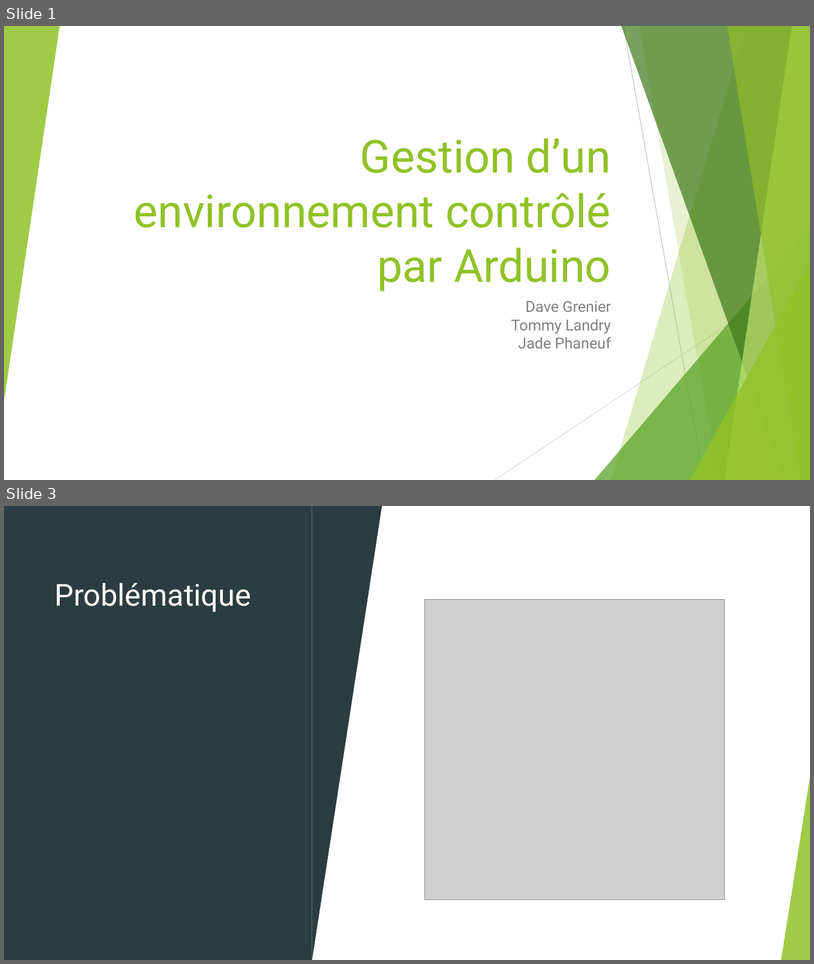
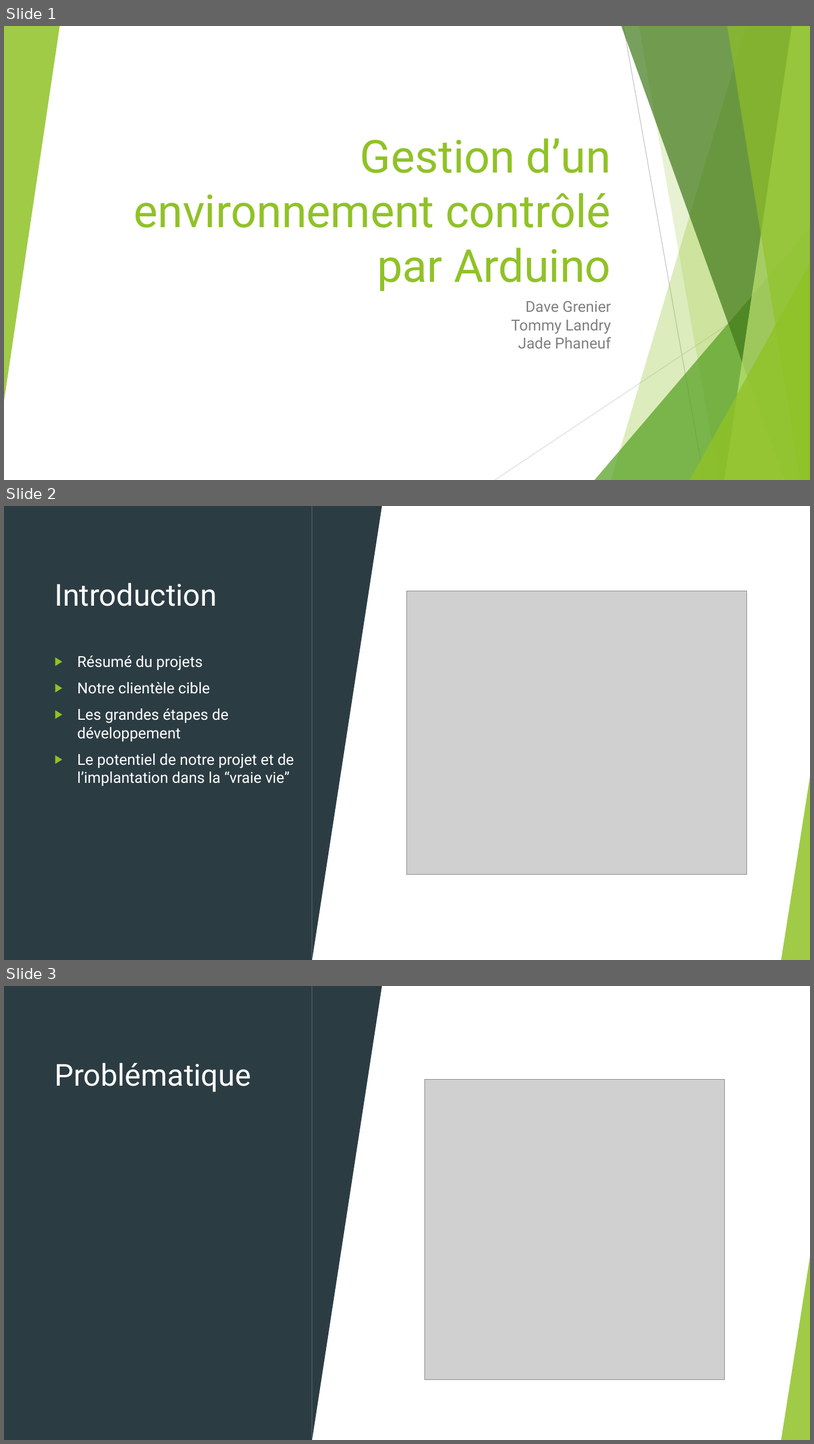
Before and after one commit to joyaAmora/Gestion_de_projet, a slide deck: Presentation.pptx. Shown one above the other, each under a label of ours: slides 1 and 3 before the commit, slides 1, 2 and 3 after it; the slides between them are not shown. The pictures are 814x964 and 814x1444 pixels, drawn with LibreOffice and Linux fonts; fonts in the diff are those of the drawing; grey boxes stand for pictures. Boxes give left, top, right and bottom in pixels: in the first picture for what was removed or moved away, otherwise in the second. Text is boxed around its words. In the diff, an @@ line names an element or a change of style, - is before the commit and + after.

```diff
--- a/Presentation.pptx
+++ b/Presentation.pptx
@@ slide 2 added at [4, 506, 810, 960], background #FFFFFF; not listed: 8 template elements that a slide beside it also shows @@
@@ rectangle added at [4, 506, 810, 960], fill #FFFFFF @@
@@ rectangle added at [4, 506, 312, 960], fill #2C3C43 @@
@@ triangle added at [312, 506, 383, 960], fill #2C3C43 @@
@@ title added at [54, 583, 217, 606], 36 pt, text #FFFFFF @@
+Introduction
@@ picture added at [408, 591, 747, 874] @@
@@ text added at [77, 655, 294, 786], 18 pt, text #FFFFFF @@
+▶ Résumé du projets
+▶ Notre clientèle cible
+▶ Les grandes étapes de développement
+▶ Le potentiel de notre projet et de l’implantation dans la “vraie vie”
@@ group added at [4, 506, 810, 960]: 5 freeform shapes, 3 triangles, 2 lines @@
@@ triangle added at [782, 772, 810, 960], fill #90C226 at 85% opacity @@
```
Also in this commit, not shown: 1 slide changed, 1 other slide added, 2 slides removed.
